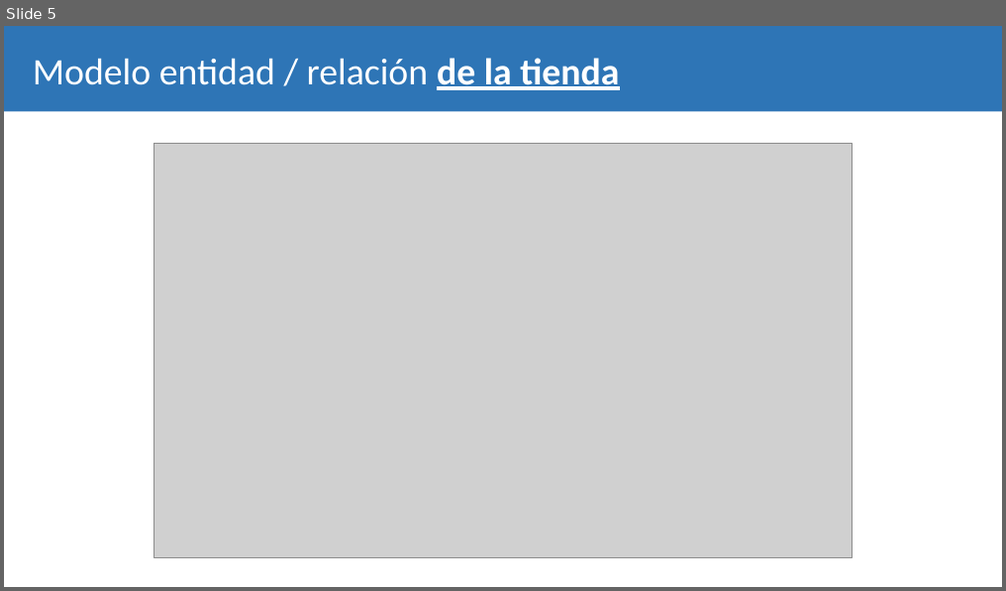
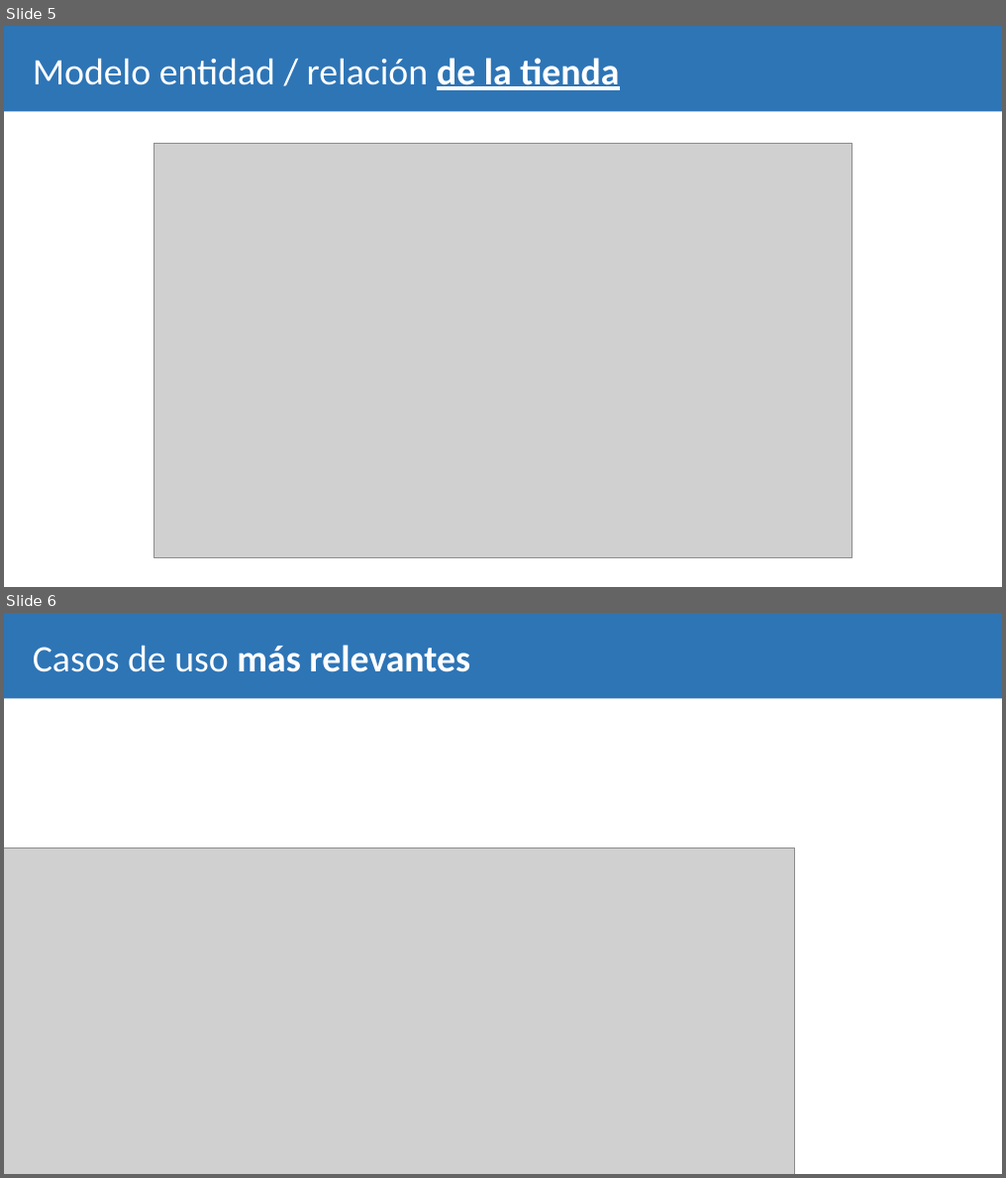
Before and after one commit to alejandromaringomez/ProyectoCameraShop, a slide deck: Camera.Shop.pptx. Shown one above the other, each under a label of ours: slide 5 before the commit, slides 5 and 6 after it. The pictures are 1006x591 and 1006x1178 pixels, drawn with LibreOffice and Linux fonts; fonts in the diff are those of the drawing; grey boxes stand for pictures. Boxes give left, top, right and bottom in pixels: in the first picture for what was removed or moved away, otherwise in the second. Text is boxed around its words. In the diff, an @@ line names an element or a change of style, - is before the commit and + after.

```diff
--- a/Camera.Shop.pptx
+++ b/Camera.Shop.pptx
@@ slide 6 added at [4, 613, 1002, 1174], background #FFFFFF @@
@@ rectangle added at [4, 613, 1002, 698], fill #2E75B6 @@
@@ title added at [33, 645, 470, 672], 36 pt, text #FFFFFF, bold @@
+Casos de uso más relevantes
@@ picture added at [4, 849, 795, 1174] @@
```
Also in this commit, not shown: 1 slide changed, 1 other slide added, 1 slide removed, 1 other file.
